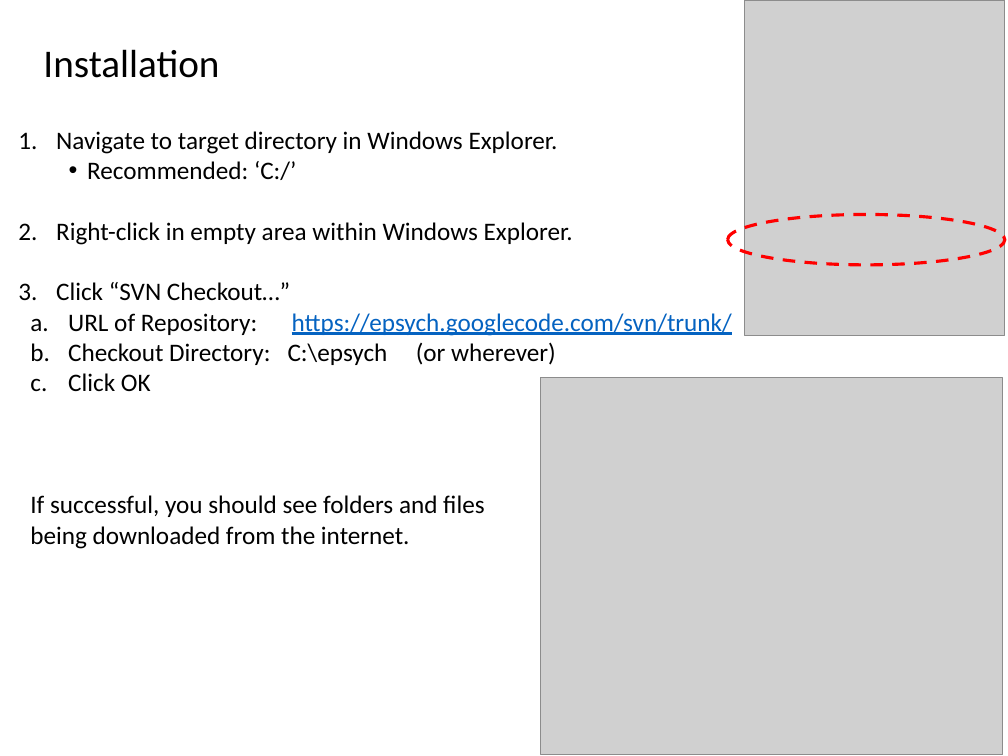
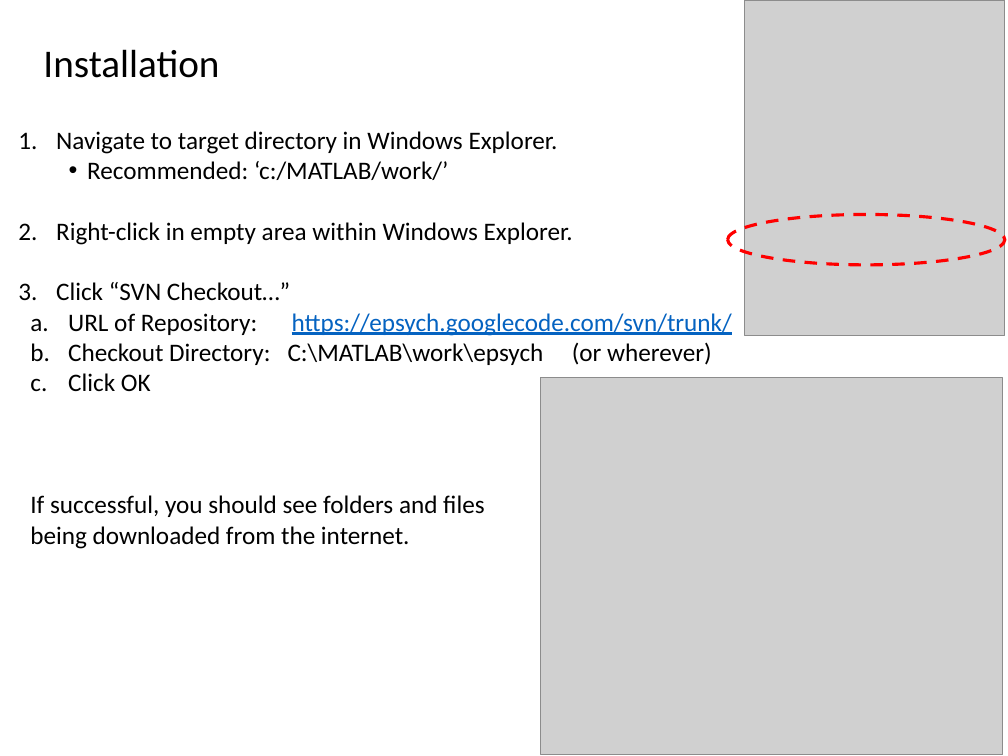
Before and after one commit to dstolz/epsych, a slide deck: slide 5 of trunk/Intro_to_ElectroPsych_Toolbox.pptx. Drawn at 1008x756 pixels with LibreOffice and Linux fonts; fonts in the diff are those of the drawing; grey boxes stand for pictures. Boxes give left, top, right and bottom in pixels: in the first picture for what was removed or moved away, otherwise in the second. Text is boxed around its words. In the diff, an @@ line names an element or a change of style, - is before the commit and + after.

```diff
--- a/trunk/Intro_to_ElectroPsych_Toolbox.pptx
+++ b/trunk/Intro_to_ElectroPsych_Toolbox.pptx
@@ text at (87, 161, 448, 180): text changed @@
-  • Recommended: ‘C:/’
+  • Recommended: ‘c:/MATLAB/work/’
@@ text at (68, 342, 712, 365): text changed @@
-  b. Checkout Directory: C:\epsych (or wherever)
+  b. Checkout Directory: C:\MATLAB\work\epsych (or wherever)
```
Also in this commit, not shown: 13 other slides changed, 1 other file.
